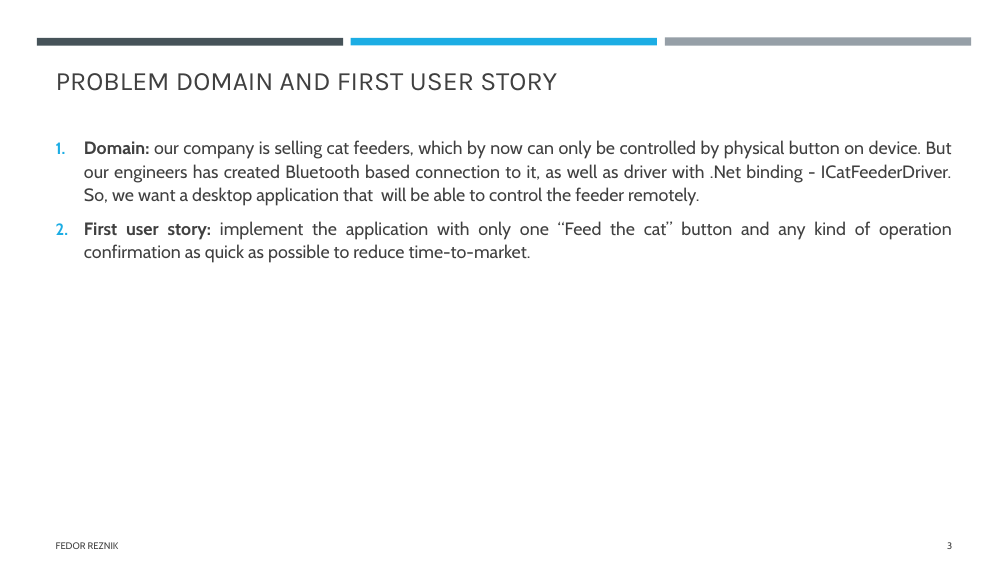
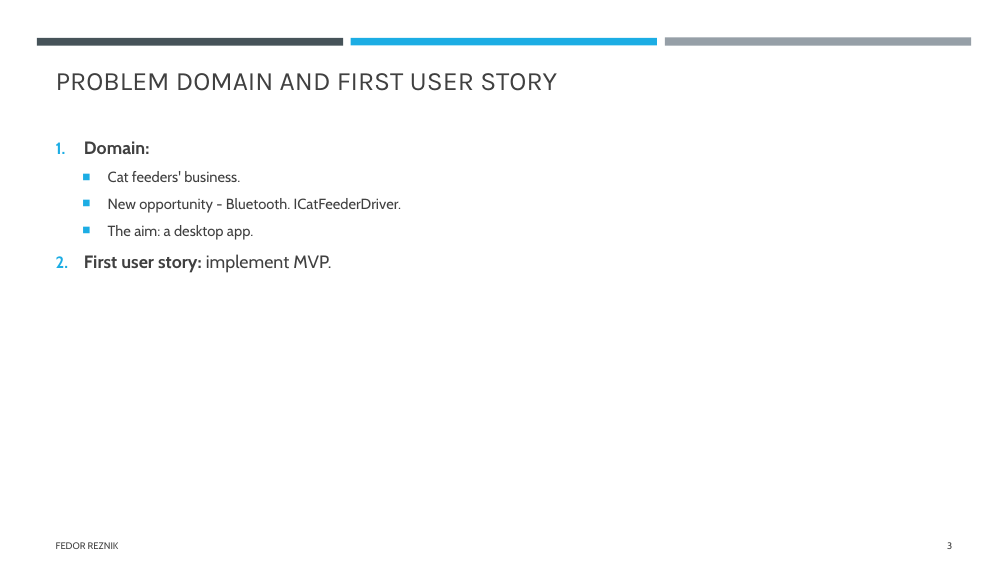
Before and after one commit to FedorReznik/ui-patterns-lecture, a slide deck: slide 3 of The history of UI architecture design approaches.pptx. Drawn at 1008x567 pixels with LibreOffice and Linux fonts; fonts in the diff are those of the drawing. Boxes give left, top, right and bottom in pixels: in the first picture for what was removed or moved away, otherwise in the second. Text is boxed around its words. In the diff, an @@ line names an element or a change of style, - is before the commit and + after.

```diff
--- a/The history of UI architecture design approaches.pptx
+++ b/The history of UI architecture design approaches.pptx
@@ text at <box>84,141,401,273</box>: text changed; size 17 to 14 pt @@
-1. Domain: our company is selling cat feeders, which by now can only be controlled by physical button on device. But our engineers has created Bluetooth based connection to it, as well as driver with .Net binding - ICatFeederDriver. So, we want a desktop application that will be able to control the feeder remotely.
-2. First user story: implement the application with only one “Feed the cat” button and any kind of operation confirmation as quick as possible to reduce time-to-market.
+1. Domain:
+  ■ Cat feeders' business.
+  ■ New opportunity - Bluetooth. ICatFeederDriver.
+  ■ The aim: a desktop app.
+2. First user story: implement MVP.
```
Also in this commit, not shown: 6 other slides changed.
